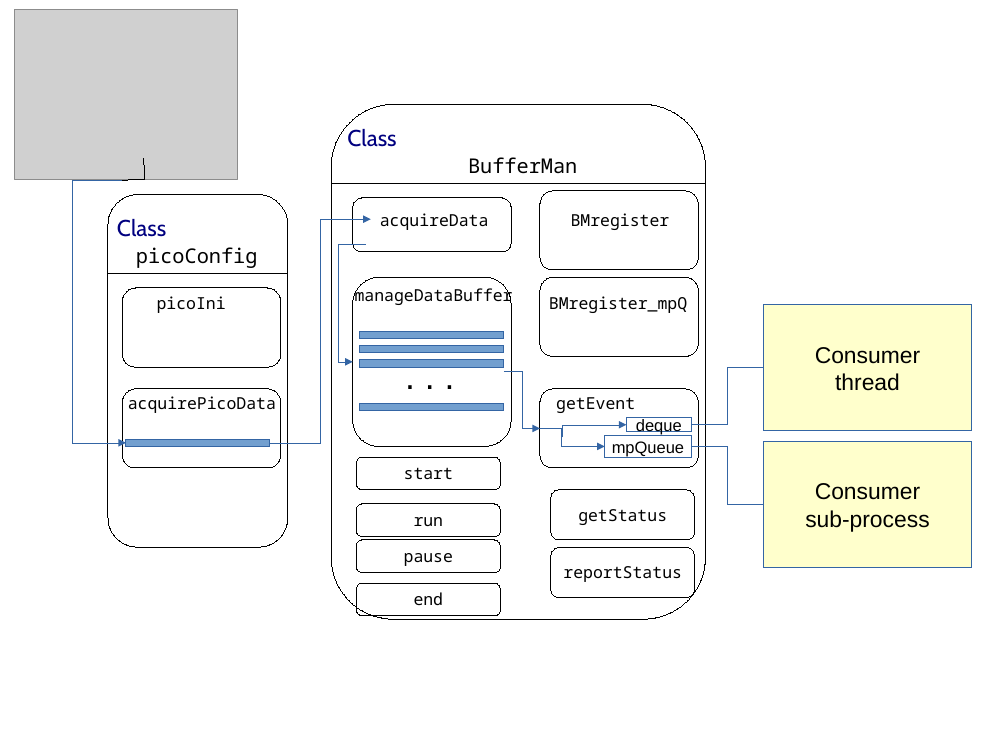
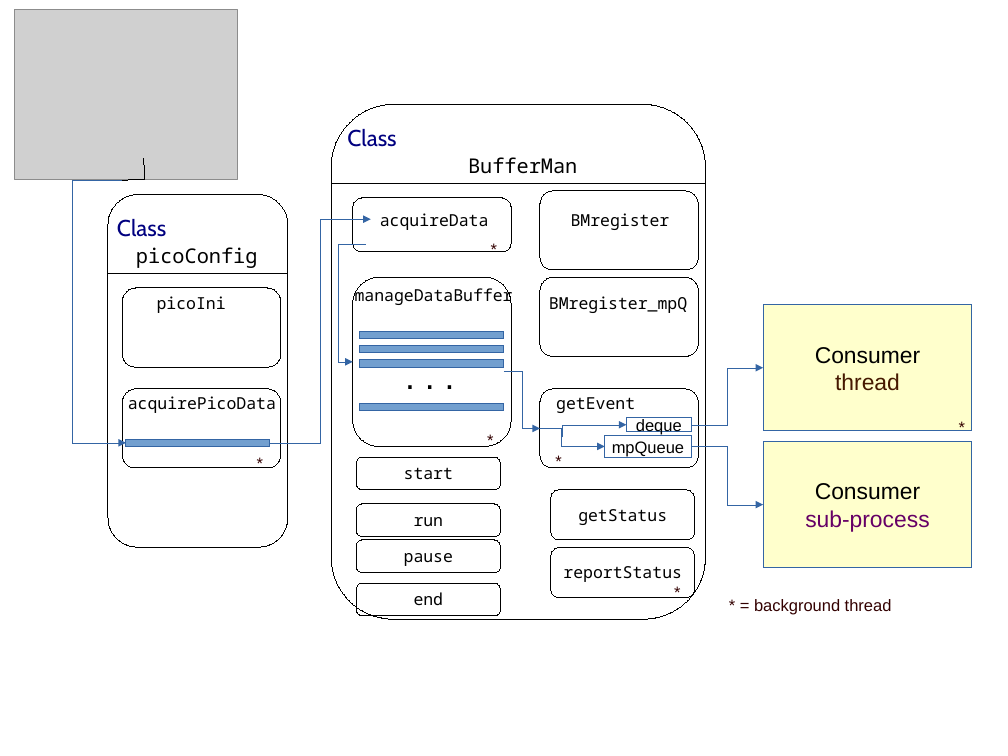
Before and after one commit to GuenterQuast/picoDAQ, a slide deck: slide 1 of doc/picodaqa_scheme.odp. Drawn at 1008x756 pixels with LibreOffice and Linux fonts; fonts in the diff are those of the drawing; grey boxes stand for pictures. Boxes give left, top, right and bottom in pixels: in the first picture for what was removed or moved away, otherwise in the second. Text is boxed around its words. In the diff, an @@ line names an element or a change of style, - is before the commit and + after.

```diff
--- a/doc/picodaqa_scheme.odp
+++ b/doc/picodaqa_scheme.odp
@@ text added at (x1=482, y1=234, x2=507, y2=262), 13 pt, text #330000 @@
+*
@@ rectangle "Consumer thread" at (x1=764, y1=305, x2=972, y2=431): text colour #000000 to #461900 in "thread" @@
@@ elbow line (692, 425) - (764, 368): elbow line to elbow arrow @@
@@ text added at (x1=950, y1=413, x2=975, y2=440), 13 pt, text #330000 @@
+*
@@ text added at (x1=248, y1=448, x2=273, y2=476), 13 pt, text #330000 @@
+*
@@ text added at (x1=478, y1=425, x2=503, y2=453), 13 pt, text #330000 @@
+*
@@ text added at (x1=547, y1=446, x2=572, y2=474), 13 pt, text #330000 @@
+*
@@ elbow line (692, 446) - (764, 505): elbow line to elbow arrow @@
@@ rectangle "Consumer sub-process" at (x1=764, y1=442, x2=972, y2=568): text colour #000000 to #660066 in "sub-process" @@
@@ text added at (x1=666, y1=578, x2=691, y2=606), 13 pt, text #330000 @@
+*
@@ text added at (x1=754, y1=599, x2=892, y2=614), 13 pt, text #330000 @@
+* = background thread
```
Also in this commit, not shown: 2 other files.
